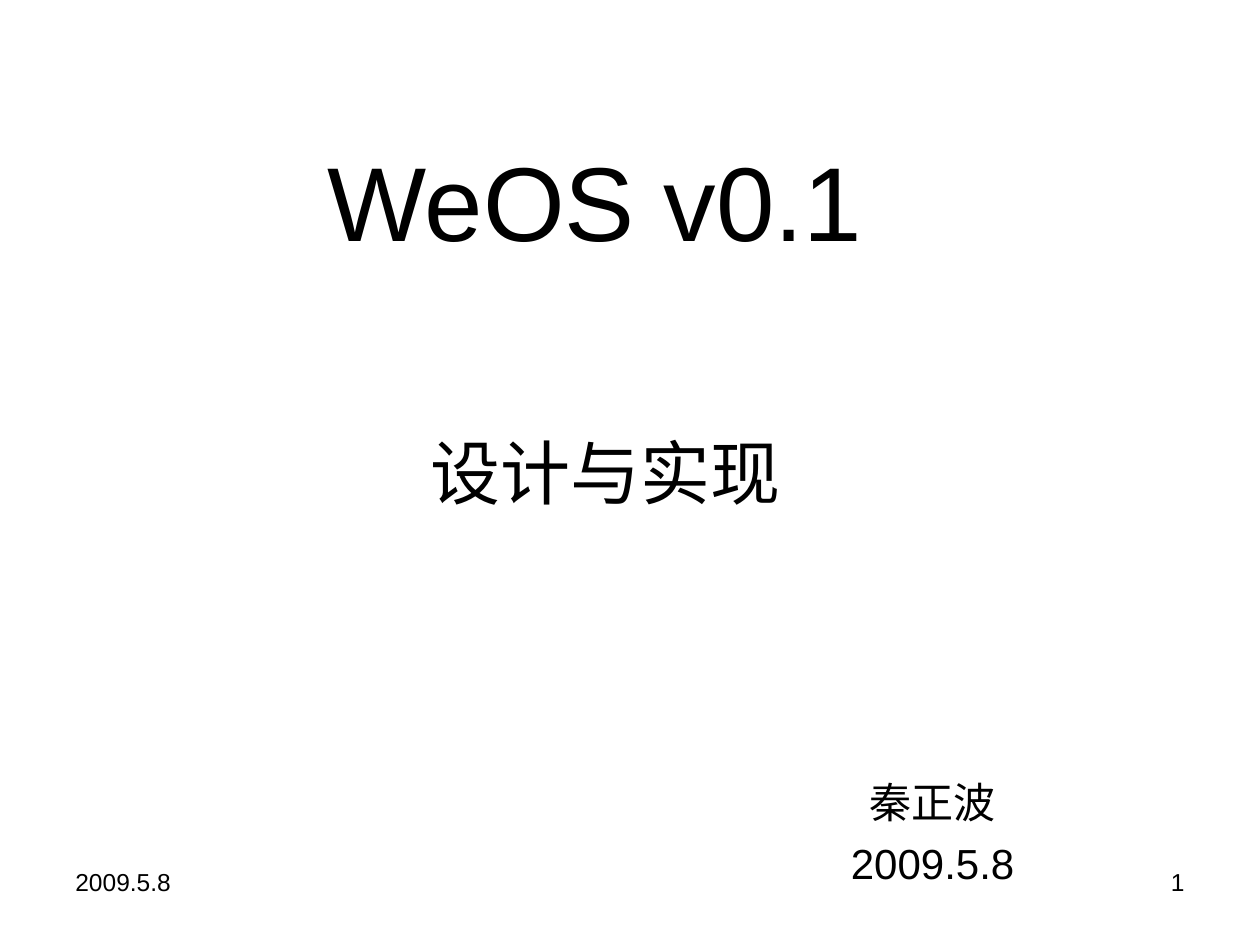
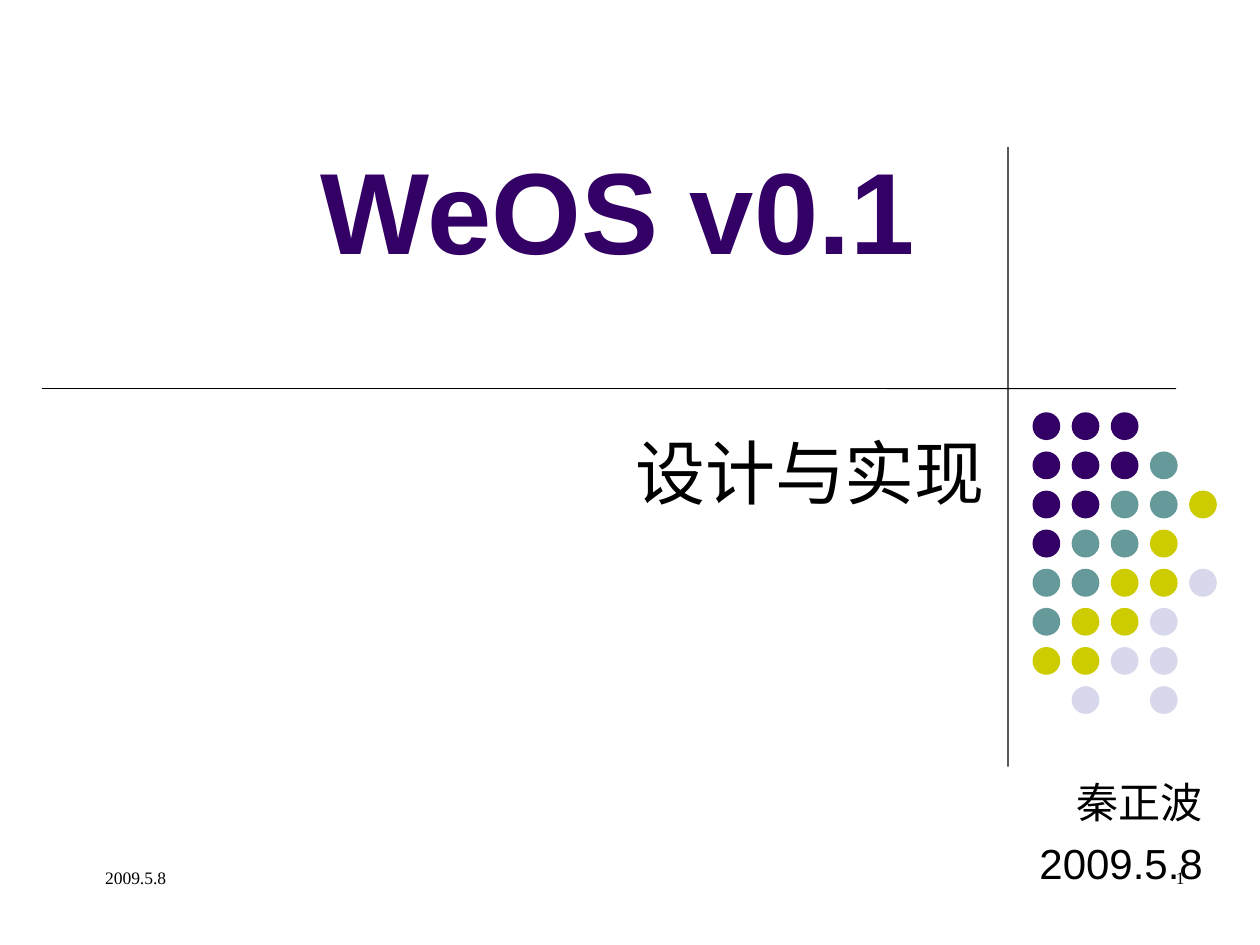
Before and after one commit to qinzb/WeOS, a slide deck: slide 1 of doc/weos_V0.1.ppt. Drawn at 1260x945 pixels with LibreOffice and Linux fonts; fonts in the diff are those of the drawing. Boxes give left, top, right and bottom in pixels: in the first picture for what was removed or moved away, otherwise in the second. Text is boxed around its words. In the diff, an @@ line names an element or a change of style, - is before the commit and + after.

```diff
--- a/doc/weos_V0.1.ppt
+++ b/doc/weos_V0.1.ppt
@@ title "WeOS v0.1" at [320,173,915,255]: size 60 to 66 pt, text colour #000000 to #330066, bold on; alignment centre to right; vertical alignment middle to bottom @@
@@ line added from (1008, 147) to (1008, 766), #000000 0.74 pt @@
@@ line added from (42, 388) to (1176, 388), #000000 0.51 pt @@
@@ subtitle "设计与实现" at [635,440,985,505]: alignment centre to right @@
@@ group added at [1032,412,1217,714]: 31 ellipses @@
@@ text "秦正波" at [1039,782,1203,884]: alignment centre to right @@
@@ text "2009.5.8" at [105,872,166,884]: size 14 to 10 pt, font Arial to Times New Roman; indent changed @@
@@ page number at [1176,870,1185,884]: size 14 to 10 pt, font Arial to Times New Roman; indent changed @@
```
Also in this commit, not shown: 20 other slides changed, 10 slides added.
